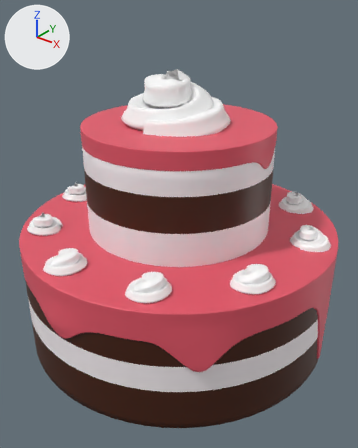
Renders of the FBX model Assets/Models and Images/Supermarket_Run_Finish_Cake.fbx from each side of a commit.
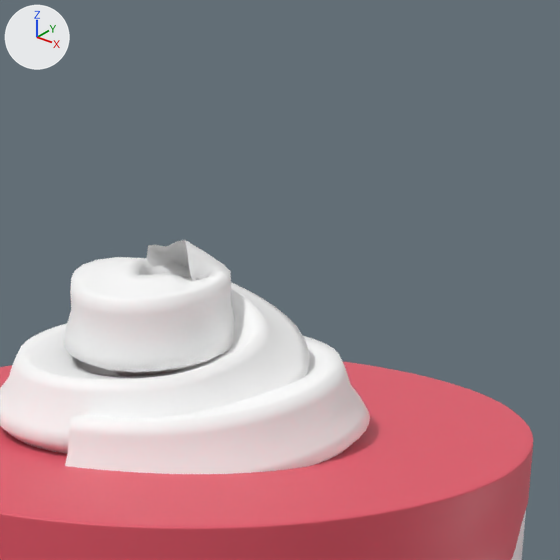
Each version is shown whole from a 50 mm lens placed at (1.162, -1.451, 1.555), pointed at (0.039, -0.048, 0.685), then close up on the part from 35% to 80% of the width and 0% to 36% of the height. Arrows for +X, +Y and +Z are at upper left; the lights stay in place. Where no turn or scale is listed for an object, it has been applied to the vertices.

The first close-up shows 'Creme11', 'Supermarket_Run_Creme_Top'.
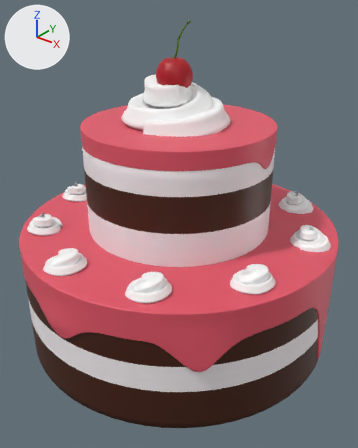
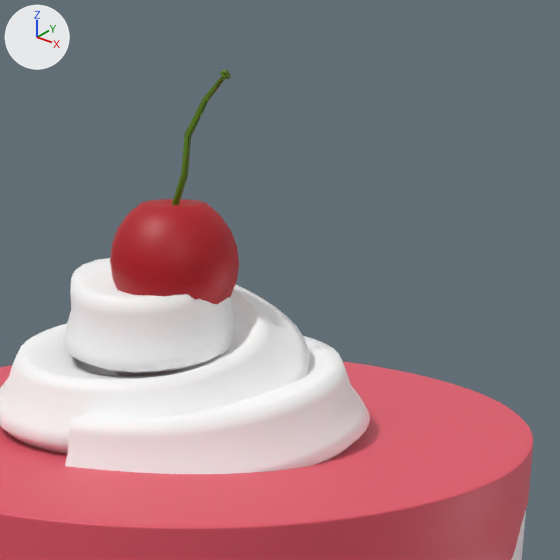
Boxes [x1, y1, x2, y2] around the edits, measured in the close-ups (560 x 560 px):
```json
{"object": "Supermarket_Run_Cherry", "change": "added", "after": [110, 199, 239, 304], "on screen": "red"}
{"object": "Supermarket_Run_Cherry_Trash", "change": "added", "after": [172, 70, 231, 205], "on screen": "green"}
```

Edits to the scene script, one JSON object a line:
```json
{"op": "add", "block": "mat_supermarket_run_cherry_004", "code": ["mat_supermarket_run_cherry_004 = principled_material('Supermarket_Run_Cherry.004')", "mat_supermarket_run_cherry_004.base_color = (0.457, 0.00423, 0.0127)  # red #b40e1e"]}
{"op": "add", "block": "mat_supermarket_run_cherry_trash_001", "code": ["mat_supermarket_run_cherry_trash_001 = principled_material('Supermarket_Run_Cherry_Trash.001')", "mat_supermarket_run_cherry_trash_001.base_color = (0.096, 0.22, 0.00381)  # green #57810c"]}
{"op": "add", "block": "me_sphere", "code": ["me_sphere = bpy.data.meshes.new('Sphere')", "me_sphere.from_pydata(...)  # 134 vertices, 144 faces; spans x -0.0677..0.0677, y -0.0677..0.0677, z -0.0677..0.0591", "me_sphere.materials.append(mat_supermarket_run_cherry_004)  # red #b40e1e"]}
{"op": "add", "block": "me_cube_001", "code": ["me_cube_001 = bpy.data.meshes.new('Cube.001')", "me_cube_001.from_pydata(...)  # 40 vertices, 38 faces; spans x -0.03..0.041, y -0.004..0.004, z -0.0652..0.068", "me_cube_001.materials.append(mat_supermarket_run_cherry_trash_001)  # green #57810c"]}
{"op": "add", "block": "ob_supermarket_run_cherry", "code": ["ob_supermarket_run_cherry = bpy.data.objects.new('Supermarket_Run_Cherry', me_sphere)", "ob_supermarket_run_cherry.location = (-0.004, -0.02, 1.255)"]}
{"op": "add", "block": "ob_supermarket_run_cherry_trash", "code": ["ob_supermarket_run_cherry_trash = bpy.data.objects.new('Supermarket_Run_Cherry_Trash', me_cube_001)", "ob_supermarket_run_cherry_trash.location = (0.022, -0.018, 1.375)"]}
```
